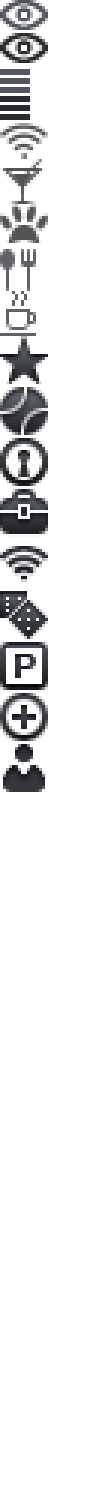
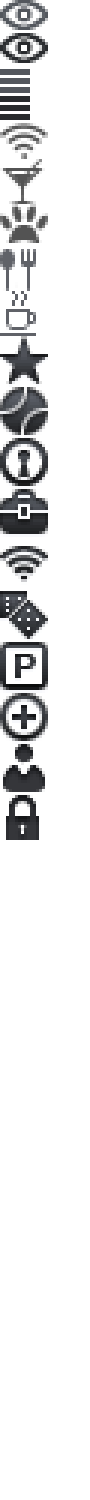
Layered file, before and after one edit (w=90, h=1500). Changes by layer:
added layer "Layer 18" above "Layer 17" over 6, 795, 39, 840
